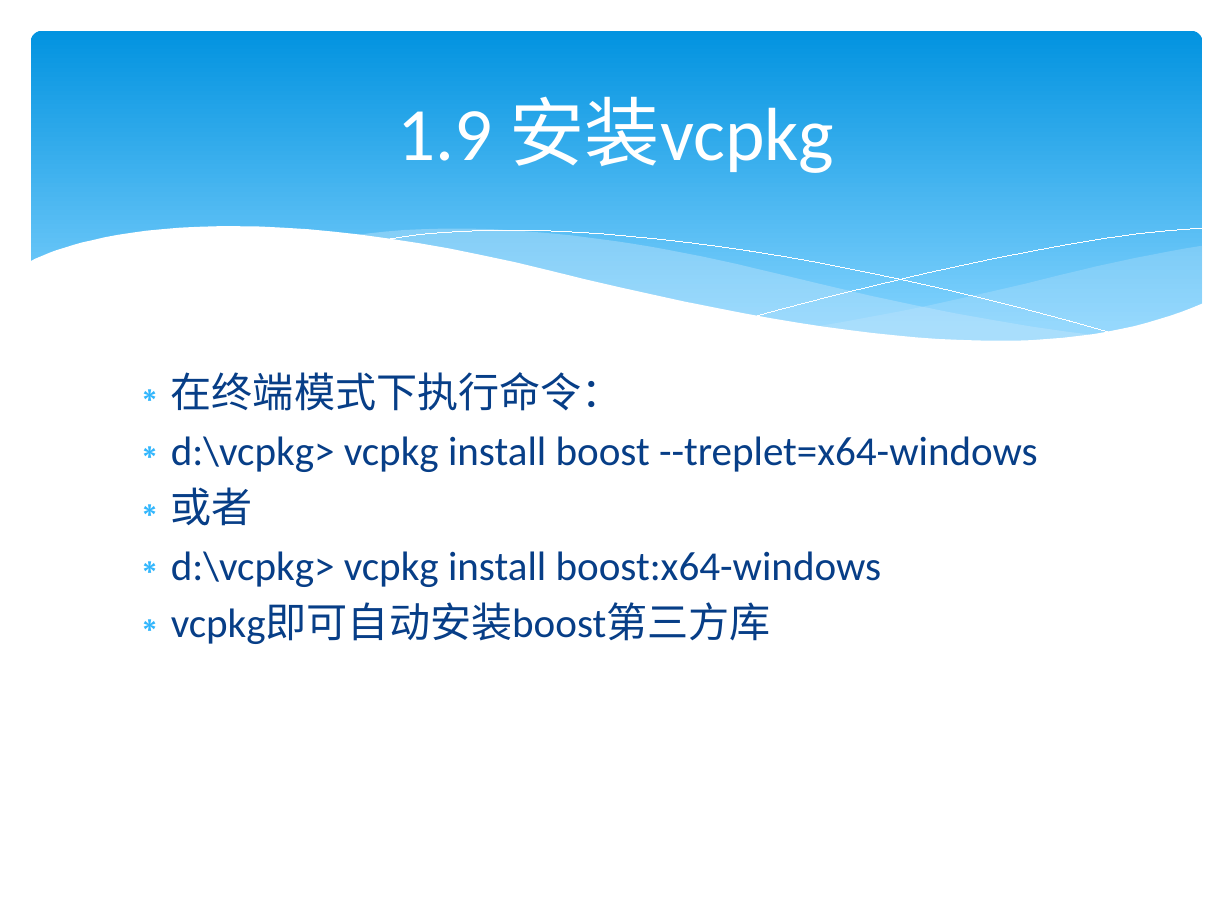
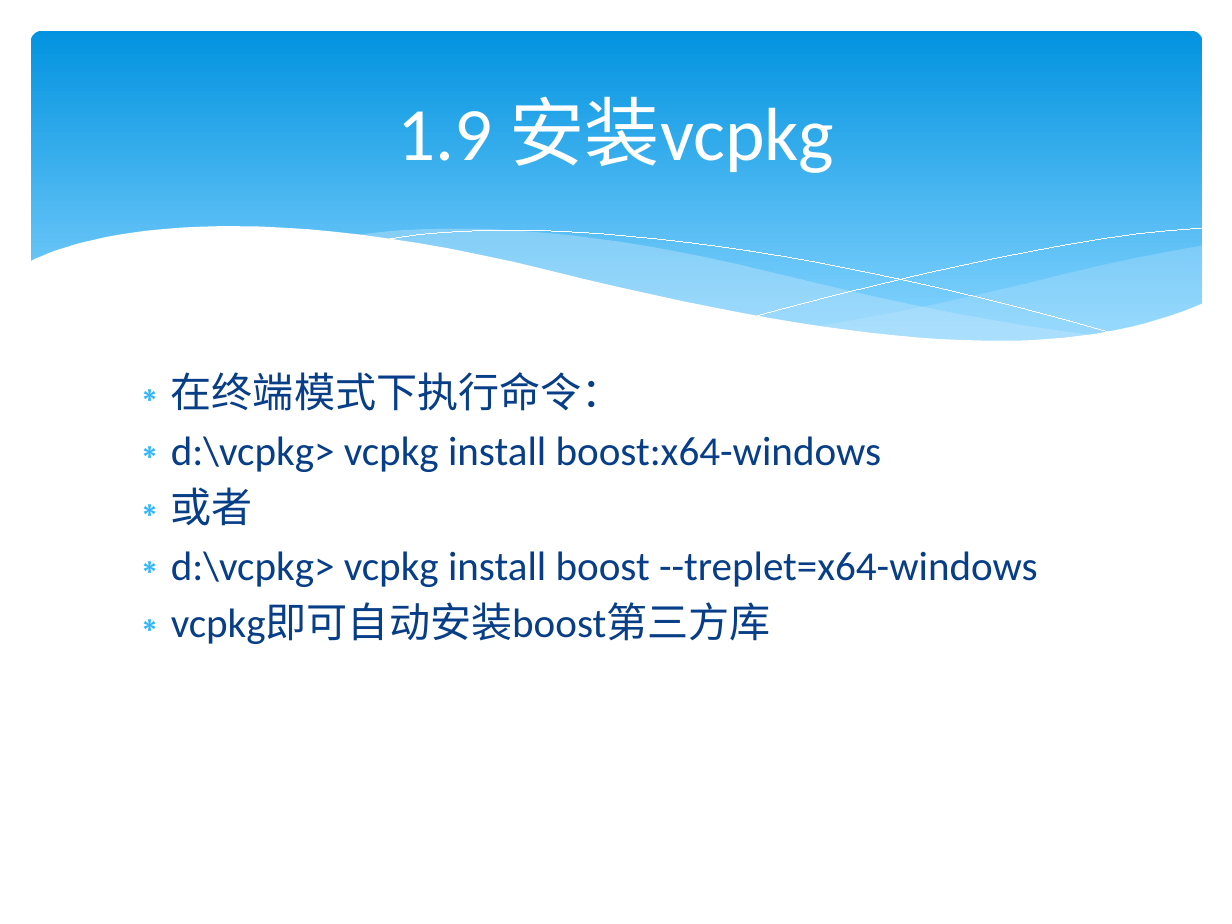
Before and after one commit to lamplight8/cpp, a slide deck: slide 66 of ppt/ch01_绪论_1.pptx. Drawn at 1232x924 pixels with LibreOffice and Linux fonts; fonts in the diff are those of the drawing. Boxes give left, top, right and bottom in pixels: in the first picture for what was removed or moved away, otherwise in the second. Text is boxed around its words. In the diff, an @@ line names an element or a change of style, - is before the commit and + after.

Commit message:
223update

```diff
--- a/ppt/ch01_绪论_1.pptx
+++ b/ppt/ch01_绪论_1.pptx
@@ text at box(171, 436, 882, 526): paragraphs added @@
+∗ d:\vcpkg> vcpkg install boost:x64-windows
+∗ 或者
@@ text at box(171, 487, 882, 587): paragraphs removed @@
-∗ 或者
-∗ d:\vcpkg> vcpkg install boost:x64-windows
```
Also in this commit, not shown: 1 other slide changed.
